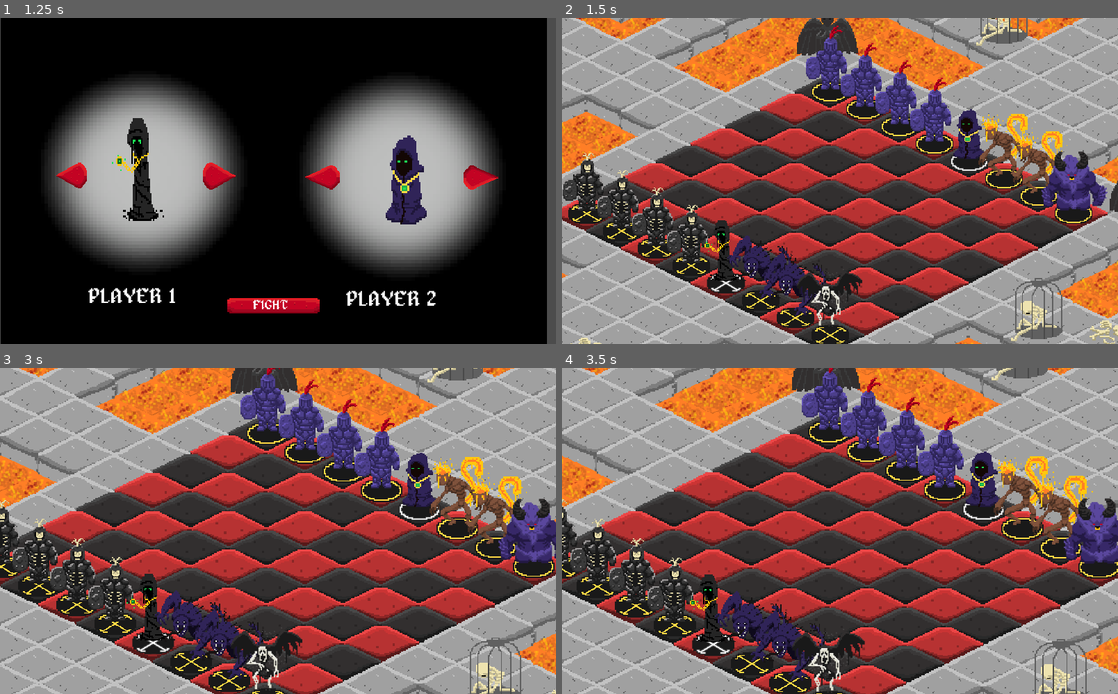
Above: before the commit, frames 1-4 (two rows, left to right).
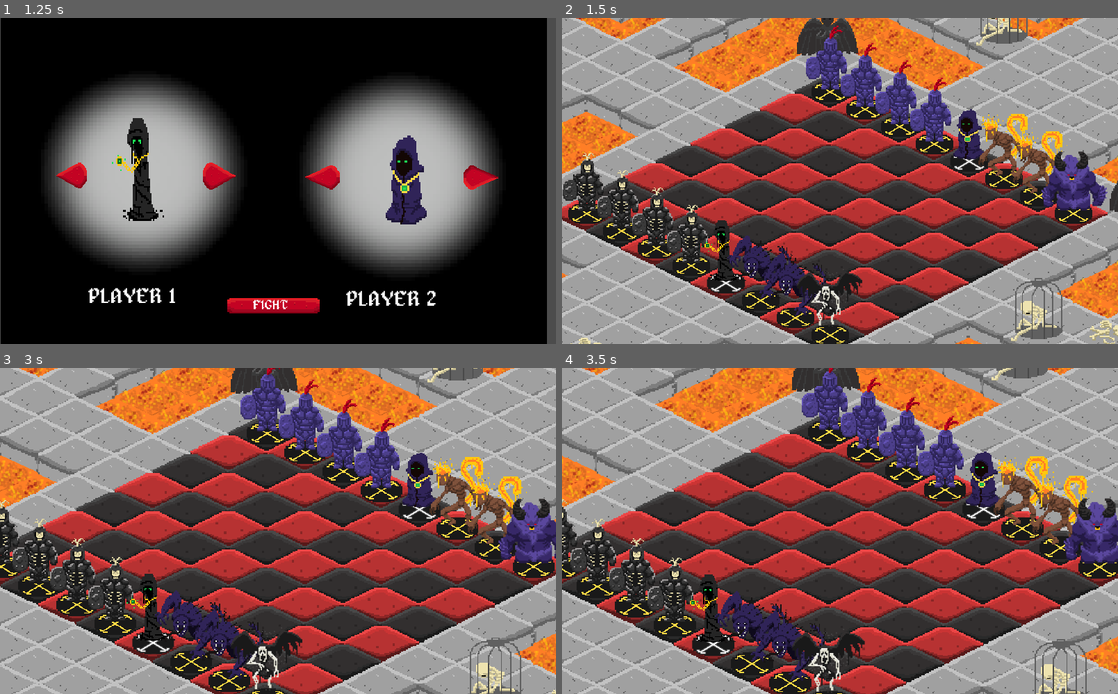
Above: after the commit, the same moments.

Repository: NicoRuedaA/Isometric_Godot
Game: Godot game, scene res://Escena/Olaia/HUD_PRINCIPAL.tscn
The game is run twice, just before and just after one commit, with the same random seed, the same clock (stepped at 60 frames per second) and the same inputs.
Inputs (mouse positions are in pixels of both pictures, inside the frame that each line leads up to):
- Up to frame 1 (1.25 s): click "Play" at 0.5 s
- Up to frame 2 (1.5 s): click (834, 304) at 1.25 s
- Up to frame 3 (3 s): tap Enter at 2 s; move the mouse to (400, 514) at 2.02 s; press the mouse at (400, 514) at 2.03 s; tap Space at 2.75 s; move the mouse to (166, 547) at 2.77 s; release the mouse at (166, 547) at 2.78 s; tap Mouse wheel up (zoom_in) at 2.85 s; click (166, 547) at 2.92 s
- Up to frame 4 (3.5 s): no input

Frame 1 is identical in both runs. In frame 2, 0.5% of the frame differs, in the area x 45-96%, y 19-63%; in frame 3, 0.5%; in frame 4, 0.5%, in the area x 44-100%, y 16-65%.

Commit message:
refactor: usar variables exportadas en lugar de strings mágicas (nombres de nodos) para lógica de jefes y equipos

Diff:
--- a/Script/actor.gd
+++ b/Script/actor.gd
@@ -28,14 +28,22 @@
 
 signal on_death(actor)
 
+export var is_boss : bool = false
+export var team : int = 0
+
 func _ready():
+	if team == 0 and get_parent():
+		team = int(get_parent().name) if get_parent().name in ["1", "2"] else 1
+	if not is_boss and name == "jefe":
+		is_boss = true
+
 	m_is_clicked = false
 	m_attacking = false
 
-	if(self.name!="jefe"):
-		m_cell_player = 3 if get_parent().name==str(1) else 4
+	if(!is_boss):
+		m_cell_player = 3 if team == 1 else 4
 	else:
-		m_cell_player = 15 if get_parent().name==str(1) else 14
+		m_cell_player = 15 if team == 1 else 14
 	m_actual_attack=habilities_tree.m_habilities[0]
 
 
@@ -64,7 +72,7 @@
 func clicked():
 	m_is_clicked = true
 	Grid.prepare_movement(self)
-	if(self.name!="jefe"):
+	if(!is_boss):
 		Grid.print_cell(m_actual_cell, 2)
 	else:
 		Grid.print_cell(m_actual_cell, 16)
--- a/Script/gameController.gd
+++ b/Script/gameController.gd
@@ -74,8 +74,8 @@
 		#pawn_clicked.attack()
 
 func _on_actor_death(actor):
-	if(actor.name == "jefe"):
-		if actor.get_parent().name == str(2):
+	if(actor.is_boss):
+		if actor.team == 2:
 			GlobalSettings.winner = "player 1"
 			GlobalSettings.loser = "player 2"
 		else:
